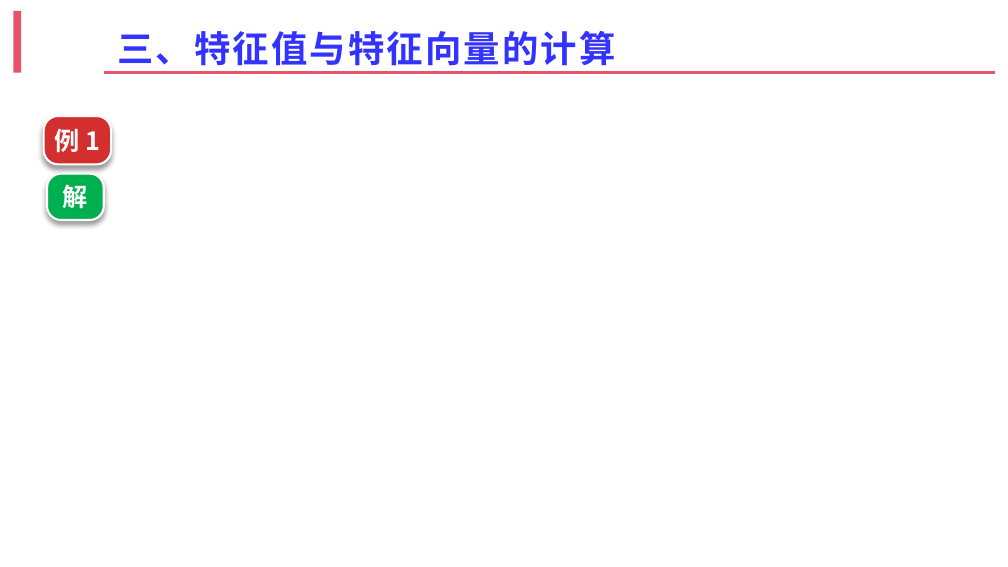
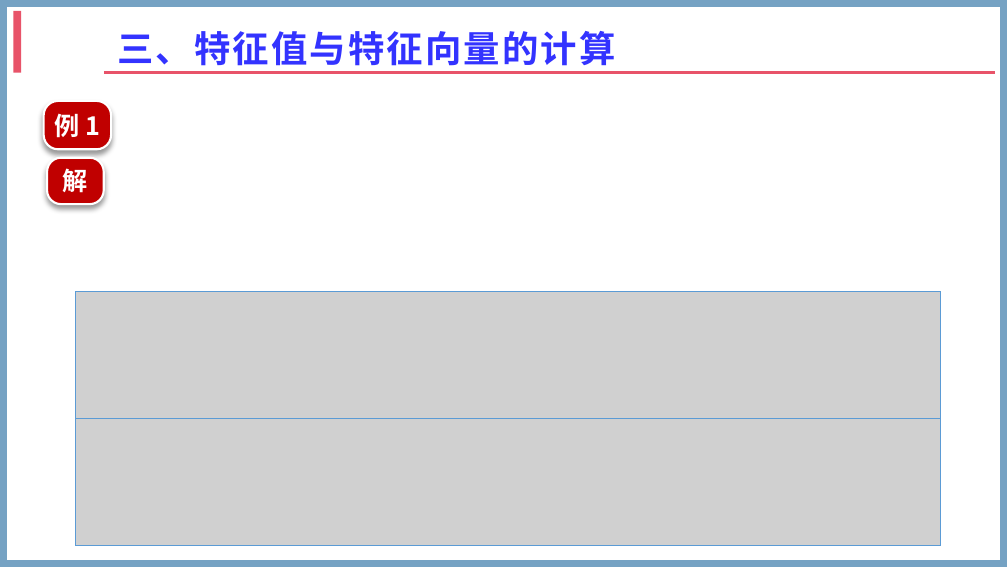
Before and after one commit to zhangshenxing/zhangshenxing.github.io, a slide deck: slide 6 of zsx.pptx (slide 8 before the commit). Drawn at 1008x567 pixels with LibreOffice and Linux fonts; fonts in the diff are those of the drawing; grey boxes stand for pictures; background and template pictures are left out. Boxes give left, top, right and bottom in pixels: in the first picture for what was removed or moved away, otherwise in the second. Text is boxed around its words. In the diff, an @@ line names an element or a change of style, - is before the commit and + after.

```diff
--- a/zsx.pptx
+++ b/zsx.pptx
@@ rectangle added at [4, 4, 1004, 563], outline #75A2C3 5 pt @@
@@ rounded rectangle "例 1": place and size @@
-rounded rectangle "例 1" at [43, 116, 111, 164]
+rounded rectangle "例 1" at [43, 101, 111, 149]
@@ rounded rectangle "例 1" at [43, 101, 111, 149]: fill #D32F2F to #C00000 @@
@@ rounded rectangle "解": place and size @@
-rounded rectangle "解" at [47, 173, 104, 220]
+rounded rectangle "解" at [47, 157, 104, 204]
@@ rounded rectangle "解" at [47, 157, 104, 204]: fill #00B050 to #C00000 @@
@@ picture added at [76, 291, 940, 418] @@
@@ picture added at [76, 418, 940, 545] @@
```
Also in this commit, not shown: 10 other slides changed, 3 slides added, 4 slides removed.
